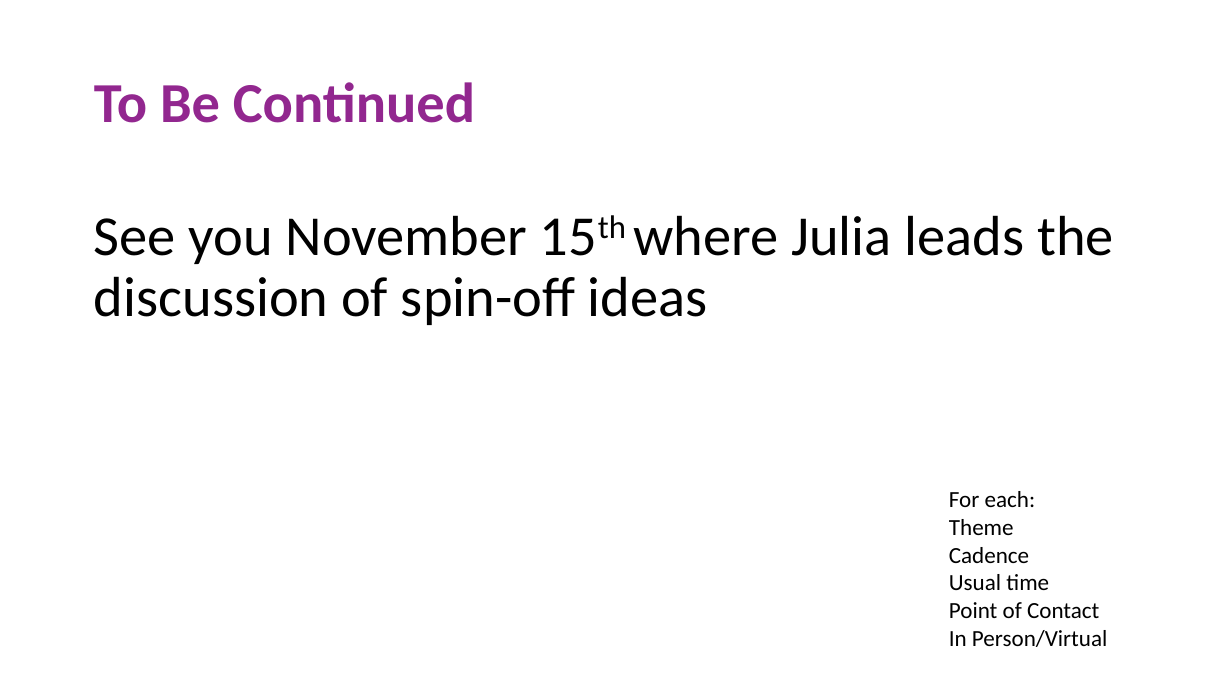
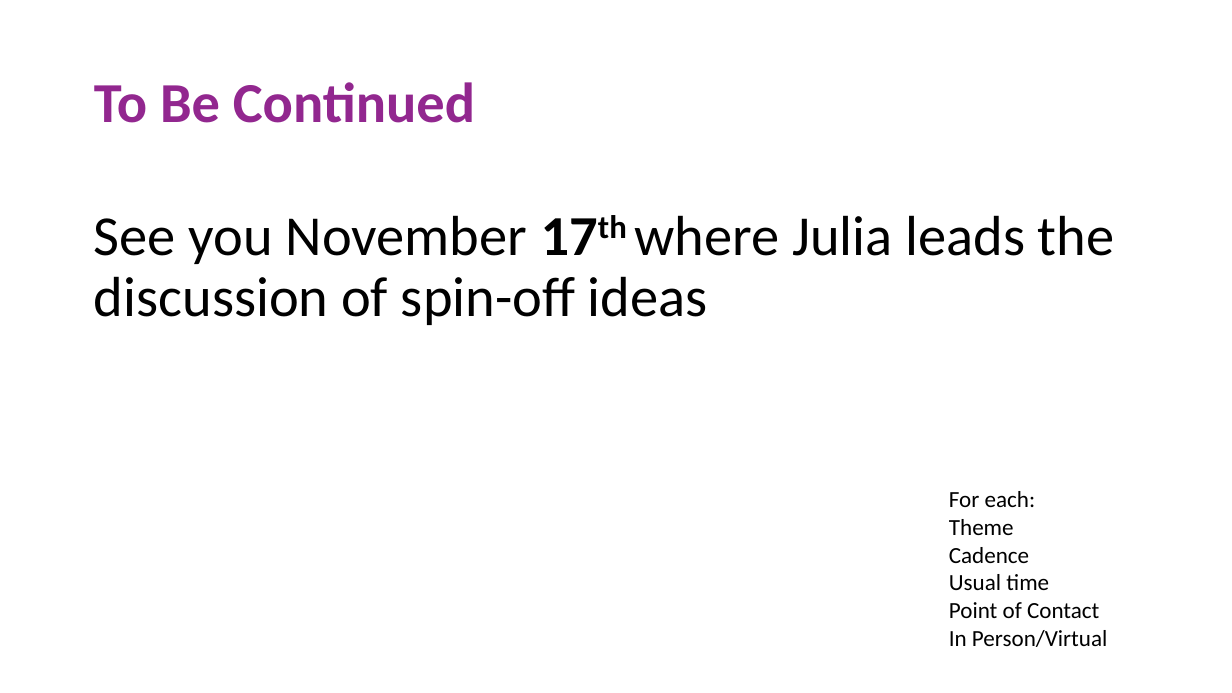
Before and after one commit to datascientistasociety/ServiceManual, a slide deck: slide 22 of ProgramsHandbook/ProgramArchives/20211025AnnualPlanning.pptx (slide 21 before the commit). Drawn at 1232x693 pixels with LibreOffice and Linux fonts; fonts in the diff are those of the drawing. Boxes give left, top, right and bottom in pixels: in the first picture for what was removed or moved away, otherwise in the second. Text is boxed around its words. In the diff, an @@ line names an element or a change of style, - is before the commit and + after.

```diff
--- a/ProgramsHandbook/ProgramArchives/20211025AnnualPlanning.pptx
+++ b/ProgramsHandbook/ProgramArchives/20211025AnnualPlanning.pptx
@@ text at (94,215,1115,325): text changed @@
-See you November 15th where Julia leads the discussion of spin-off ideas
+See you November 17th where Julia leads the discussion of spin-off ideas
```
Also in this commit, not shown: 5 other slides changed, 1 slide added, 16 other files.
